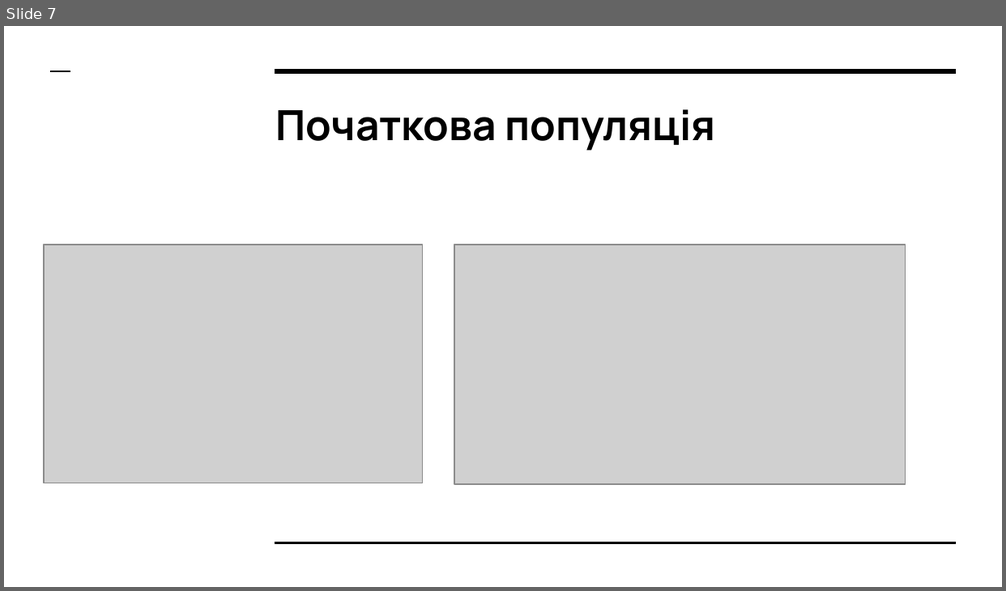
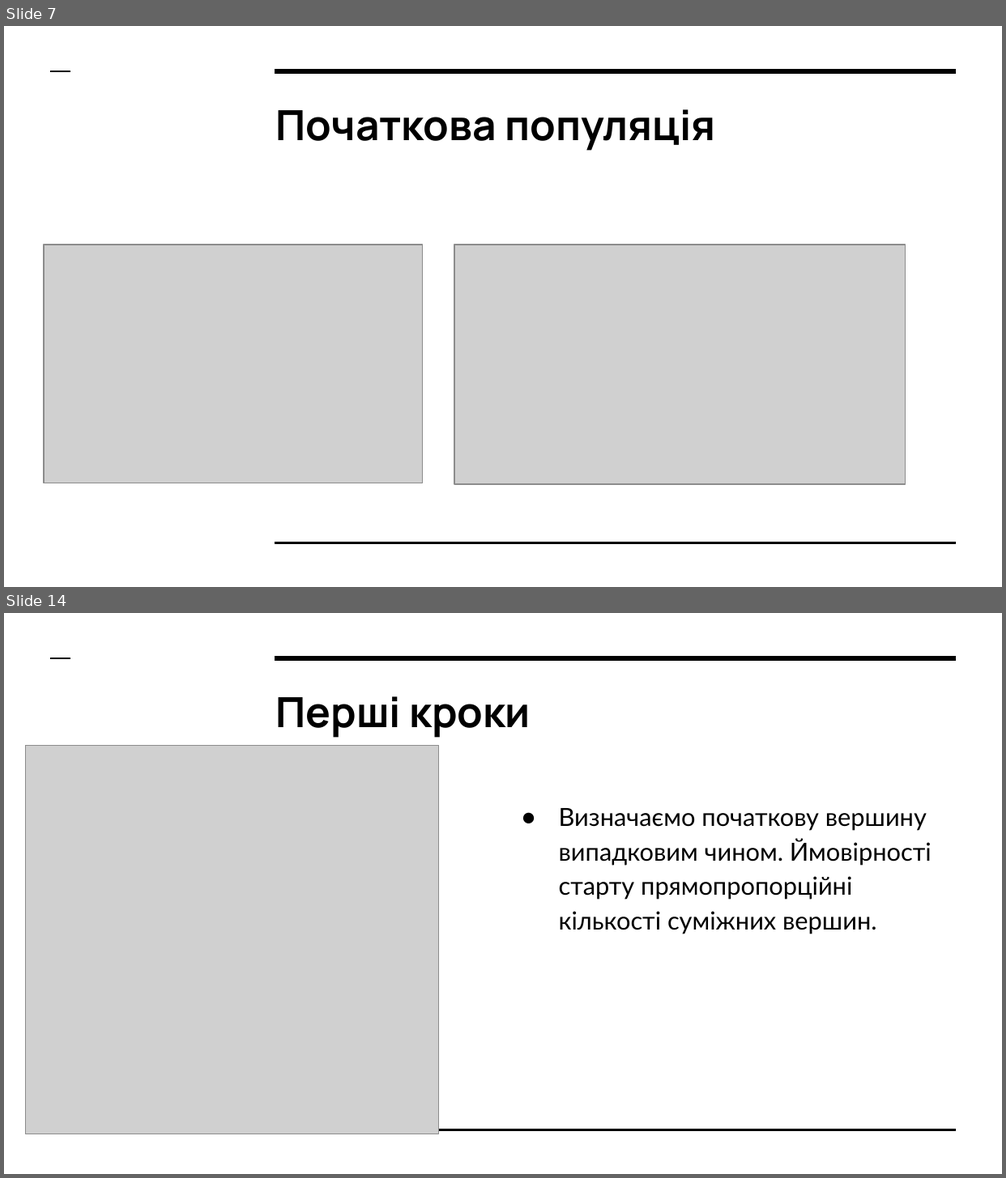
Before and after one commit to GennadyBerezinsky/kursach_do, a slide deck: Задача Ноя.pptx. Shown one above the other, each under a label of ours: slide 7 before the commit, slides 7 and 14 after it; the slides between them are not shown. The pictures are 1006x591 and 1006x1178 pixels, drawn with LibreOffice and Linux fonts; fonts in the diff are those of the drawing; grey boxes stand for pictures. Boxes give left, top, right and bottom in pixels: in the first picture for what was removed or moved away, otherwise in the second. Text is boxed around its words. In the diff, an @@ line names an element or a change of style, - is before the commit and + after.

```diff
--- a/Задача Ноя.pptx
+++ b/Задача Ноя.pptx
@@ slide 14 added at (4,613,1002,1174), background #FFFFFF; not listed: 3 template elements that a slide beside it also shows @@
@@ title added at (276,696,530,738), 30 pt, text #000000, bold @@
+Перші кроки
@@ picture added at (26,745,439,1134) @@
@@ text added at (559,808,931,935), 18 pt, text #000000 @@
+● Визначаємо початкову вершину випадковим чином. Ймовірності старту прямопропорційні кількості суміжних вершин.
```
Also in this commit, not shown: 15 other slides added, 1 slide removed, 9 other files.
